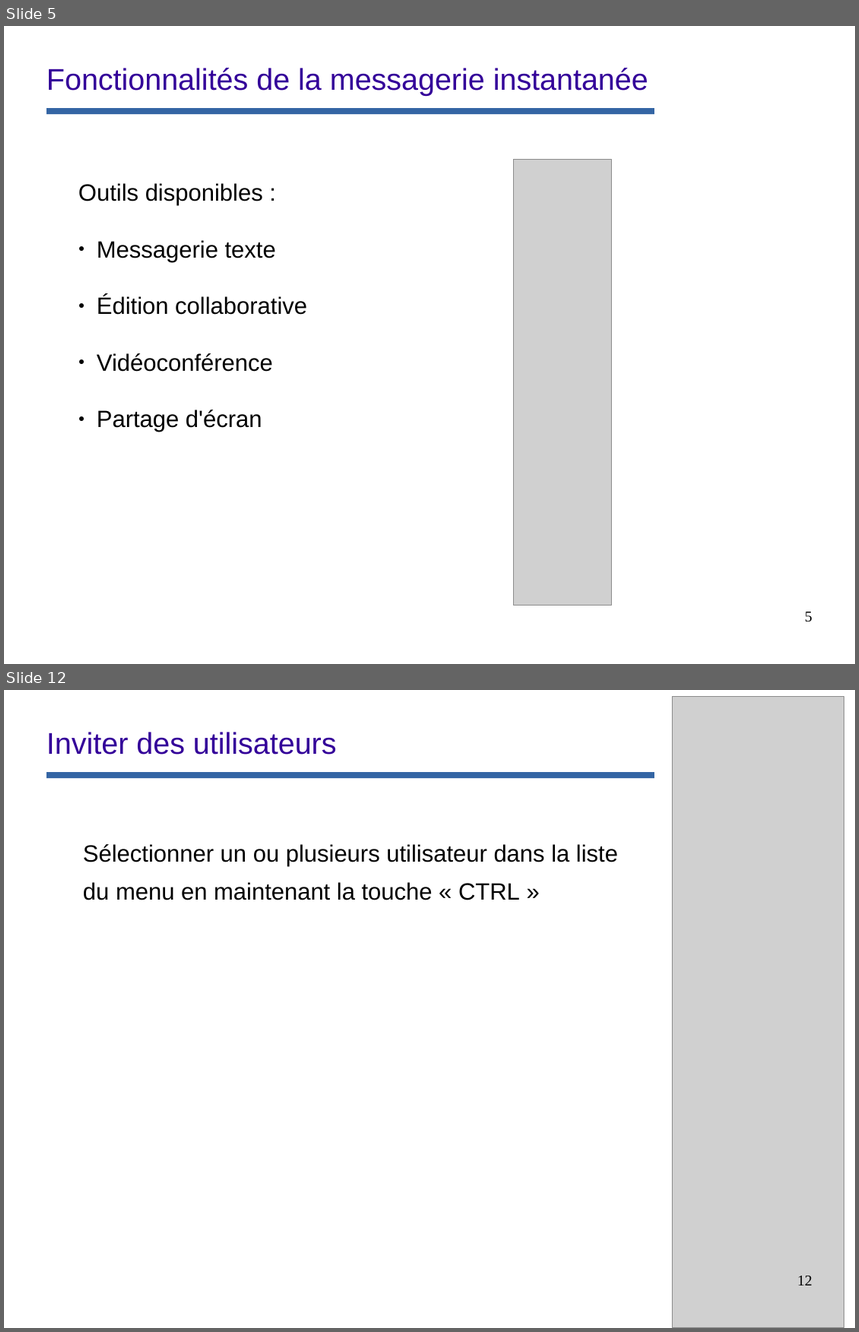
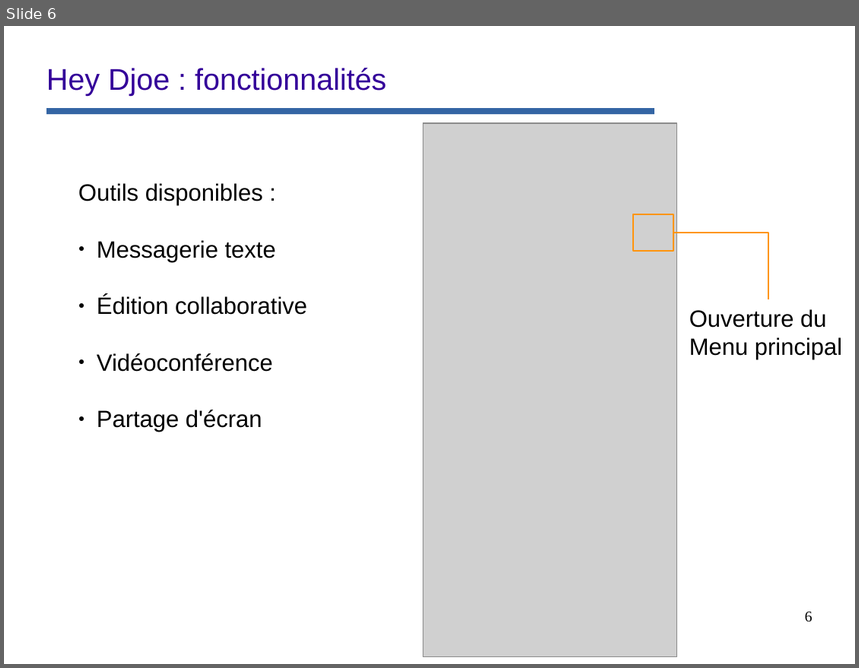
Before and after one commit to remipassmoilesel/heydjoe, a slide deck: opt/documentation/diapo-functionalities.odp. Shown one above the other, each under a label of ours: slides 5 and 12 before the commit, slide 6 after it; the slides between them are not shown. The pictures are 859x1332 and 859x668 pixels, drawn with LibreOffice and Linux fonts; fonts in the diff are those of the drawing; grey boxes stand for pictures; background and template pictures are left out. Boxes give left, top, right and bottom in pixels: in the first picture for what was removed or moved away, otherwise in the second. Text is boxed around its words. In the diff, an @@ line names an element or a change of style, - is before the commit and + after.

```diff
--- a/opt/documentation/diapo-functionalities.odp
+++ b/opt/documentation/diapo-functionalities.odp
@@ slide 12 removed at [4,690,855,1328], background #FFFFFF; not listed: 1 template element that a slide beside it also shows @@
@@ picture removed at [673,697,845,1328] @@
@@ title removed at [47,732,337,755] @@
-Inviter des utilisateurs
@@ text removed at [83,844,618,901] @@
-Sélectionner un ou plusieurs utilisateur dans la liste
-du menu en maintenant la touche « CTRL »
@@ page number removed at [797,1276,813,1286] @@
-12
@@ what was slide 5 is now slide 6 @@
@@ slide 6 changed as well @@
@@ title at [47,68,386,96]: text changed @@
-Fonctionnalités de la messagerie instantanée
+Hey Djoe : fonctionnalités
@@ picture: place and size @@
-picture at [514,160,612,605]
+picture at [424,123,677,658]
@@ rectangle added at [633,214,674,251], outline #FF950E 1.42 pt @@
@@ elbow line added from (674, 233) to (769, 300), #FF950E 1.42 pt @@
@@ text added at [690,309,842,360], 22 pt, text #000000 @@
+Ouverture du
+Menu principal
@@ page number at [805,612,813,623]: text changed @@
-5
+6
```
Also in this commit, not shown: 5 other slides changed, 15 slides added, 10 other slides removed, 15 other files.
